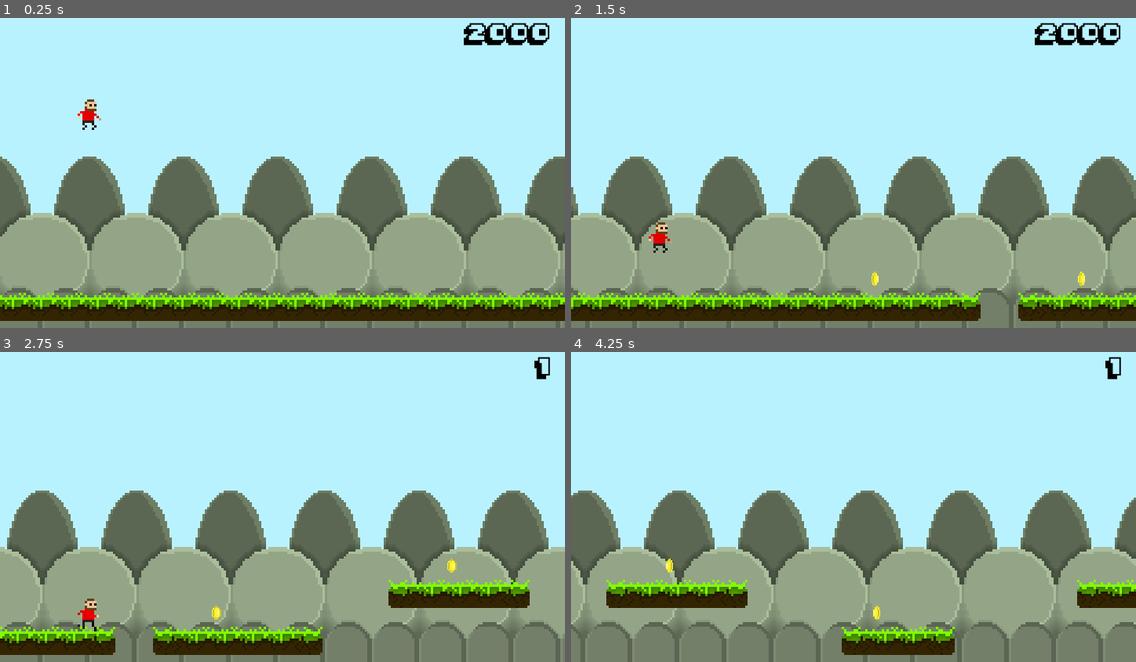
Above: before the commit, frames 1-4 (two rows, left to right).
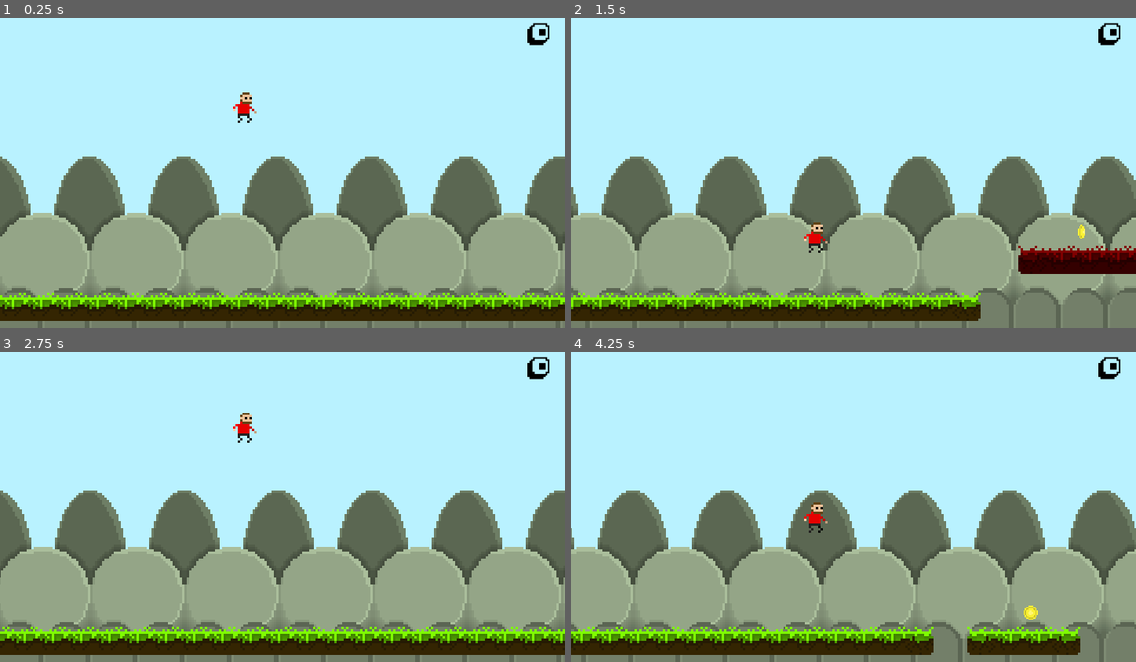
Above: after the commit, the same moments.

Repository: alexporcena/jumprunner
Game: Godot game, scene res://cenas/Jogo.tscn
Two runs of this game, one before a commit and one after it. Both use one fixed random seed, a clock stepped at 60 frames per second and the inputs below.
Inputs:
- Up to frame 1 (0.25 s): no input
- Up to frame 2 (1.5 s): tap Up (pular) at 0.77 s
- Up to frame 3 (2.75 s): tap Up (pular) at 1.52 s
- Up to frame 4 (4.25 s): tap Up (pular) at 3.02, 3.77 s

The runs differ from the first frame. In frame 1, 0.9% of the frame differs, in the area x 13-94%, y 1-37%; in frame 2, 4.3%; in frame 3, 28%; in frame 4, 30%, in the area x 0-100%, y 1-100%.

Commit message:
Add files via upload

Diff:
--- a/cenas/HUD.tscn
+++ b/cenas/HUD.tscn
@@ -19,7 +19,7 @@
 margin_bottom = 16.0
 custom_colors/font_color = Color( 0, 0, 0, 1 )
 custom_fonts/font = SubResource( 1 )
-text = "2000"
+text = "0"
 align = 2
 __meta__ = {
 "_edit_use_anchors_": false
--- a/cenas/Jogo.tscn
+++ b/cenas/Jogo.tscn
@@ -1,17 +1,33 @@
-[gd_scene load_steps=5 format=2]
+[gd_scene load_steps=7 format=2]
 
 [ext_resource path="res://cenas/PlanodeFundo.tscn" type="PackedScene" id=1]
 [ext_resource path="res://cenas/Personagem.tscn" type="PackedScene" id=2]
 [ext_resource path="res://cenas/SpawnerPlataformas.tscn" type="PackedScene" id=3]
 [ext_resource path="res://cenas/HUD.tscn" type="PackedScene" id=4]
+[ext_resource path="res://scripts/Jogo.gd" type="Script" id=5]
+
+[sub_resource type="RectangleShape2D" id=1]
+extents = Vector2( 103, 10 )
 
 [node name="Jogo" type="Node2D"]
+script = ExtResource( 5 )
 
 [node name="HUD" parent="." instance=ExtResource( 4 )]
 
 [node name="PlanodeFundo" parent="." instance=ExtResource( 1 )]
 
 [node name="Personagem" parent="." instance=ExtResource( 2 )]
-position = Vector2( 38, 28 )
+position = Vector2( 104, 25 )
 
 [node name="SpawnerPlataformas" parent="." instance=ExtResource( 3 )]
+
+[node name="GameOverArea" type="Area2D" parent="."]
+position = Vector2( 104, 151 )
+__meta__ = {
+"_edit_group_": true
+}
+
+[node name="CollisionShape2D" type="CollisionShape2D" parent="GameOverArea"]
+shape = SubResource( 1 )
+
+[connection signal="body_entered" from="GameOverArea" to="." method="_on_GameOverArea_body_entered"]
--- a/cenas/Plataforma.tscn
+++ b/cenas/Plataforma.tscn
@@ -10,3 +10,9 @@
 tile_set = ExtResource( 1 )
 cell_size = Vector2( 12, 12 )
 format = 1
+
+[node name="Timer" type="Timer" parent="."]
+wait_time = 1.9
+one_shot = true
+
+[connection signal="timeout" from="Timer" to="." method="_on_Timer_timeout"]
--- /dev/null
+++ b/scripts/Jogo.gd
@@ -0,0 +1,5 @@
+extends Node2D
+
+func _on_GameOverArea_body_entered(body):
+	if body is Personagem:
+		get_tree().change_scene("res://cenas/Jogo.tscn")
--- a/scripts/Plataforma.gd
+++ b/scripts/Plataforma.gd
@@ -1,7 +1,9 @@
 extends Node2D
 
 onready var Moeda = preload("res://cenas/Moeda.tscn")
+var cair = false
 const VELOCIDADE_PLATAFORMA = -100
+const VELOCIDADE_QUEDA = 200
 
 func _ready():
 	randomize()
@@ -15,6 +17,10 @@
 	$TileMap.set_cell(celulas + 1, 0, 2)
 
 func _physics_process(delta):
+
+	if cair:
+		position.y += VELOCIDADE_QUEDA * delta
+
 	position.x += VELOCIDADE_PLATAFORMA * delta
 
 func criar_moedas(celulas):
@@ -22,3 +28,11 @@
 	var posicao_x = randi() % (celulas + 2)
 	instancia_moeda.position = Vector2(posicao_x * 12 + 3, -6)
 	add_child(instancia_moeda)
+
+
+func _on_Timer_timeout():
+	cair = true
+
+func derruba_plataforma():
+	$Timer.start()
+	$TileMap.modulate = Color(1.0, 0.0, 0.0)
--- a/scripts/SpawnerPlataformas.gd
+++ b/scripts/SpawnerPlataformas.gd
@@ -15,7 +15,6 @@
 
 	if plataforma_inicial:
 		posicao_anterior = Vector2(0, 120)
-		plataforma_inicial = false
 	else:
 		top_down = randi() % 2 #Valor = 0 (acima) ou = 1 (abaixo)
 
@@ -27,7 +26,17 @@
 	instancia_plataforma.position = posicao_anterior
 	instancia_plataforma.criar_plataforma(celulas)
 	add_child(instancia_plataforma)
-	instancia_plataforma.criar_moedas(celulas)
+
+
+	var sorteia_queda = randi() % 10
+
+	if sorteia_queda > 7 and not plataforma_inicial:
+		instancia_plataforma.derruba_plataforma()
+
+	if plataforma_inicial:
+		plataforma_inicial = false
+	else:
+		instancia_plataforma.criar_moedas(celulas)
 
 func _on_Timer_timeout():
 
